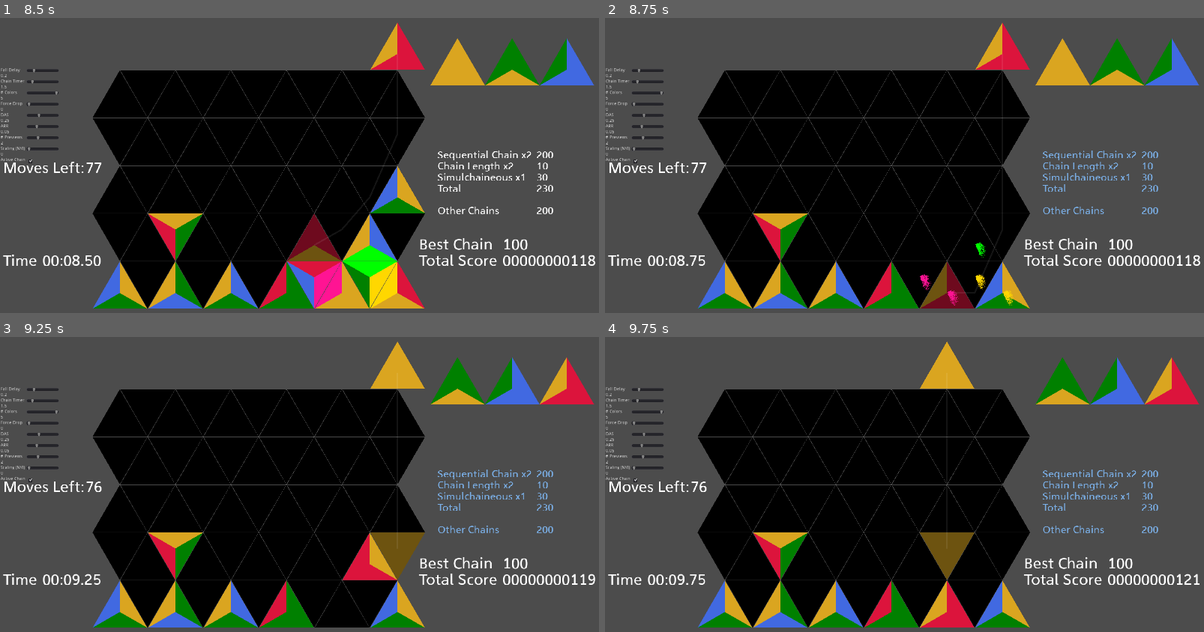
Above: before the commit, frames 1-4 (two rows, left to right).
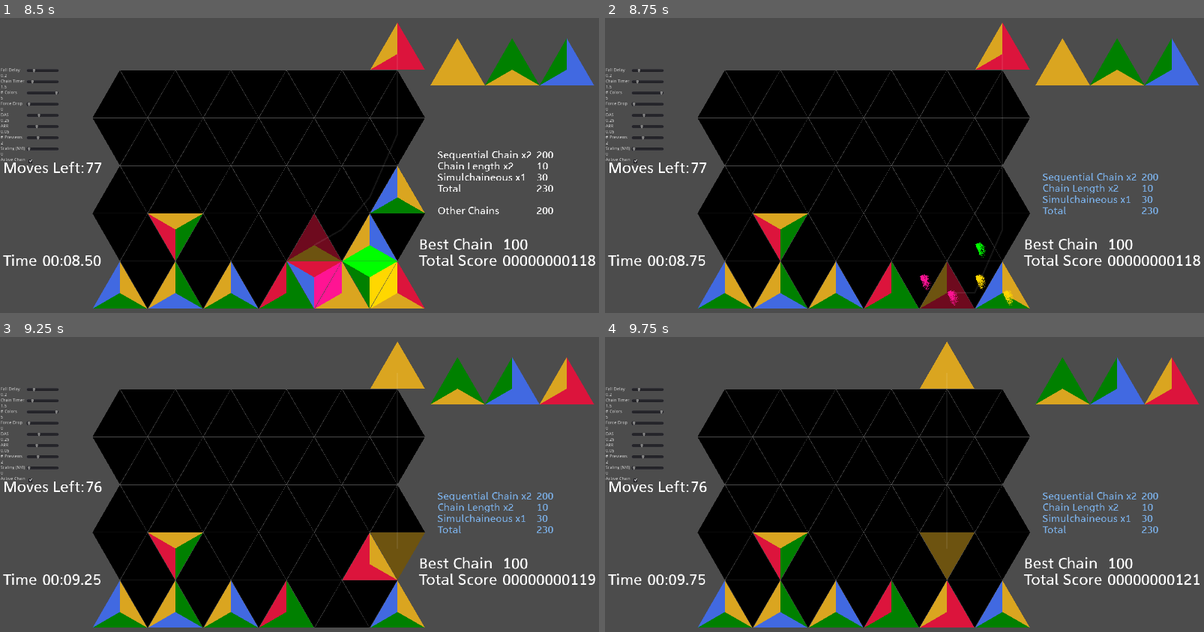
Above: after the commit, the same moments.

Repository: BoatsandJoes/tri-twist
Game: Godot game, scene res://scenes/Main.tscn
Same seed, same stepped clock (60 frames per second), same inputs: the game is played once before the commit and once after it. This scene is started directly instead of the project's main scene.
Inputs (mouse positions are in pixels of both pictures, inside the frame that each line leads up to):
- Up to frame 1 (8.5 s): click (41, 162) at 0.5 s; tap Enter (ui_accept) at 1.25, 1.52, 2.27, 3.77, 4.52, 5.27, 6.77, 7.52, 8.27 s; hold D (right) 1.28-2.03 s; hold Keypad 6 (clockwise) 1.28-2.03 s; hold Down (ui_down) 2.03-2.78 s; tap Keypad 7 (counterclockwise) every 1.5 s from 2.1 to 8.1 s; hold D (right) 2.78-3.53 s; hold Keypad 6 (clockwise) 2.78-3.53 s; hold Up (ui_up) 3.53-4.28 s; hold Keypad 6 (clockwise) 4.28-5.03 s; hold A (left) 4.28-5.78 s; hold Down (ui_down) 5.78-6.53 s; hold Keypad 6 (clockwise) 5.78-6.53 s; hold D (right) 6.53-7.28 s; hold Up (ui_up) 7.28-8.03 s; hold Keypad 6 (clockwise) 7.28-8.03 s; hold D (right) from 8.03 s (still down)
- Up to frame 2 (8.75 s): keep holding D (right)
- Up to frame 3 (9.25 s): release D (right) at 8.78 s; hold Down (ui_down) from 8.78 s (still down); hold Keypad 6 (clockwise) from 8.78 s (still down)
- Up to frame 4 (9.75 s): release Down (ui_down) at 9.53 s; release Keypad 6 (clockwise) at 9.53 s; hold A (left) from 9.53 s (still down); tap Keypad 7 (counterclockwise) at 9.6 s

Frame 1 is identical in both runs. In frame 2, 0.9% of the frame differs, in the area x 73-93%, y 44-67%; in frame 3, 0.9%; in frame 4, 0.9%.

Commit message:
Fixed combo bug in sequential chain mode, maybe.

Diff:
--- a/scenes/ui/ComboDisplay.gd
+++ b/scenes/ui/ComboDisplay.gd
@@ -250,6 +250,7 @@
 			if displayedComboKey == comboKey:
 				$CompleteScorecardTimer.start()
 				$Scorecard.set_modulate(Color(0.483521, 0.690471, 0.910156))
+			update_scorecard()
 		#XXX elif $CompleteScorecardTimer.time_left < $CompleteScorecardTimer.wait_time / 2:
 			#XXX we only want to overwrite the scorecard if this combo is bigger than all unfinished combos.
 			#if false:
Not shown, changed: notes/known bugs.txt
